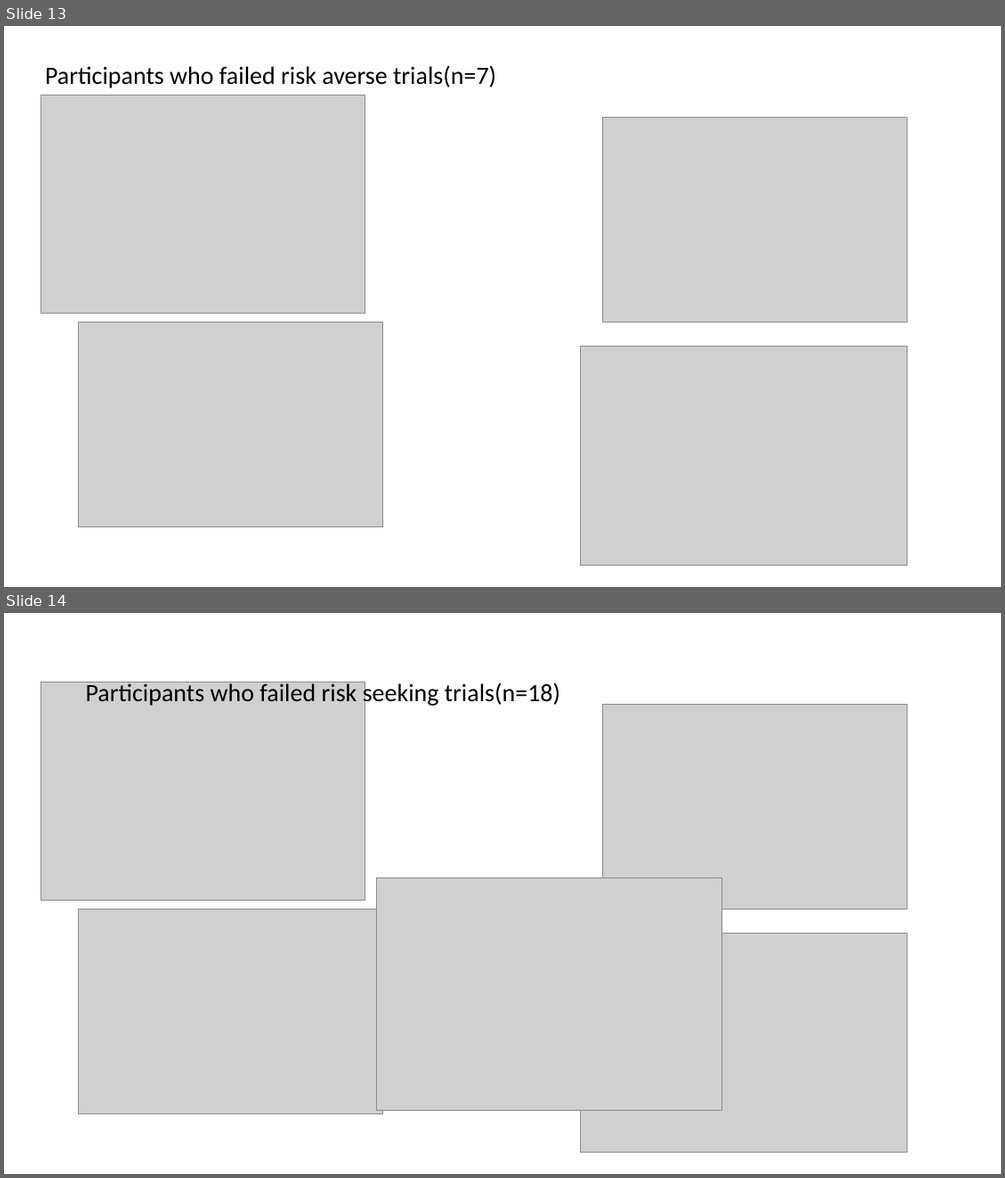
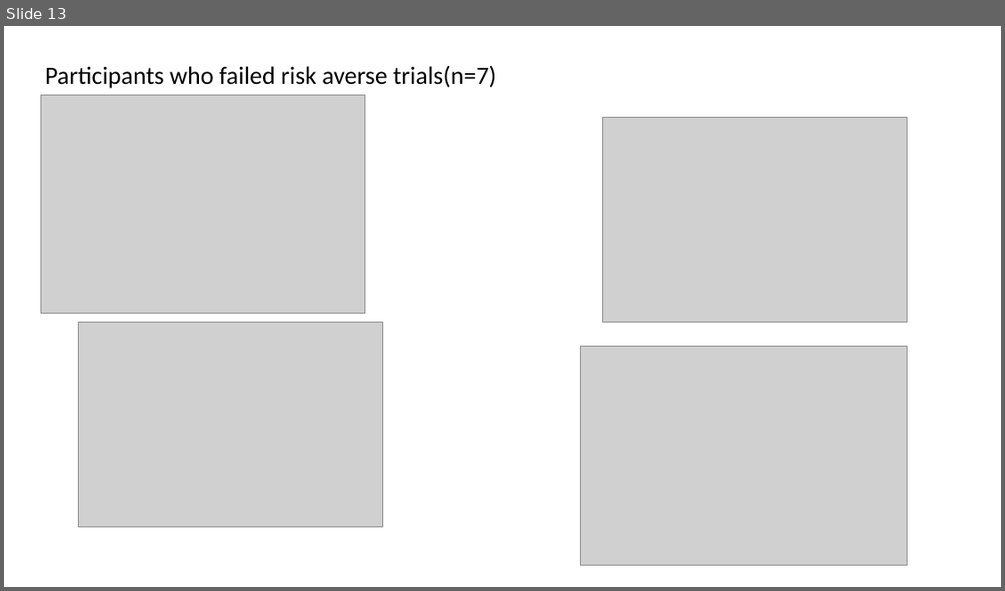
Before and after one commit to gpagnier/rampAnalysis, a slide deck: Rampv06SbIgnore.pptx. Shown one above the other, each under a label of ours: slides 13 and 14 before the commit, slide 13 after it. The pictures are 1005x1178 and 1005x591 pixels, drawn with LibreOffice and Linux fonts; fonts in the diff are those of the drawing; grey boxes stand for pictures. Boxes give left, top, right and bottom in pixels: in the first picture for what was removed or moved away, otherwise in the second. Text is boxed around its words. In the diff, an @@ line names an element or a change of style, - is before the commit and + after.

```diff
--- a/Rampv06SbIgnore.pptx
+++ b/Rampv06SbIgnore.pptx
@@ slide 14 removed at (4,613,1001,1174), background #FFFFFF @@
@@ picture removed at (40,682,364,900) @@
@@ text removed at (86,681,560,707) @@
-Participants who failed risk seeking trials(n=18)
@@ picture removed at (602,705,906,909) @@
@@ picture removed at (376,877,722,1111) @@
@@ picture removed at (78,909,382,1114) @@
@@ picture removed at (581,933,906,1153) @@
```
Also in this commit, not shown: 1 slide changed, 1 other slide removed, 3 other files.
